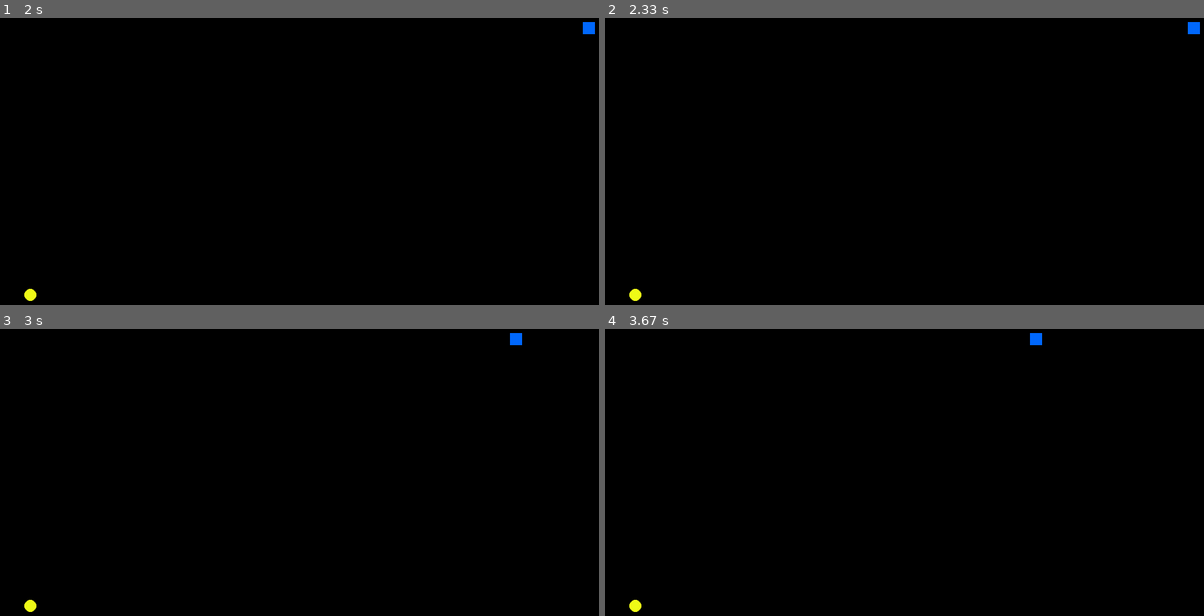
Above: before the commit, frames 1-4 (two rows, left to right).
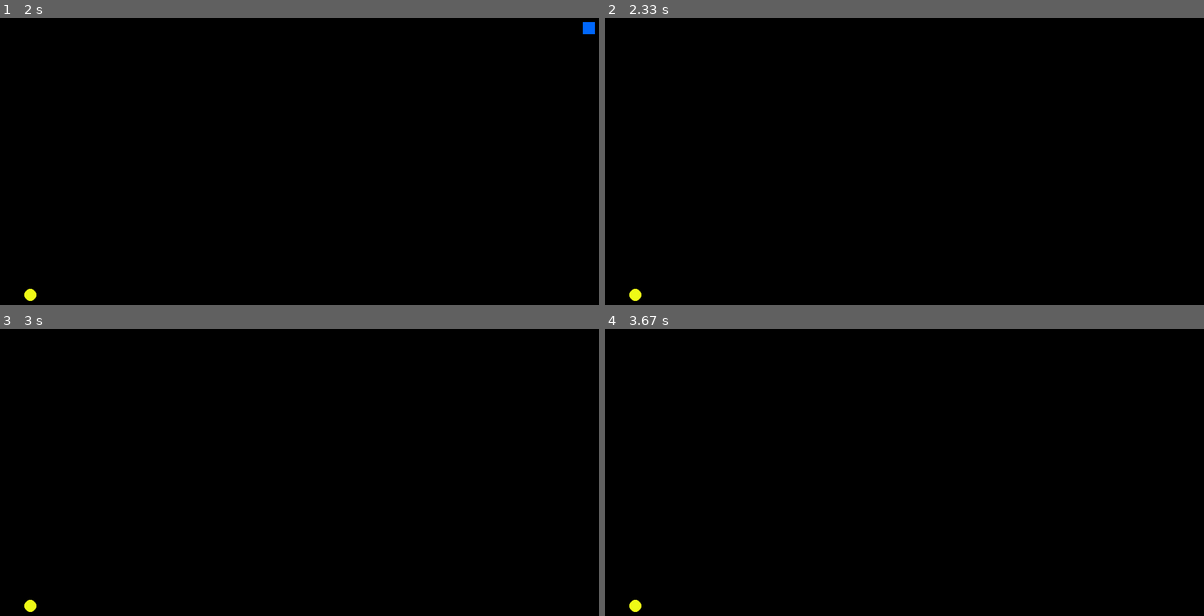
Above: after the commit, the same moments.

Repository: SamDB2000/python-snake
Game: pygame game, started from Pygame/snake.py
The game is run twice, just before and just after one commit, with the same random seed, the same clock (stepped at 60 frames per second) and the same inputs.
Inputs:
- Up to frame 1 (2 s): hold Right 0.33-0.8 s; hold Up 0.83-1.13 s; hold Right 1.17-1.63 s
- Up to frame 2 (2.33 s): no input
- Up to frame 3 (3 s): no input
- Up to frame 4 (3.67 s): no input

Frame 1 is identical in both runs. In frame 2, less than 0.1% of the frame differs, in the area x 97-100%, y 1-6%; in frame 3, less than 0.1%; in frame 4, less than 0.1%.

Commit message:
Made it so that you can lose if you hit yourself or a wall

Diff:
--- a/Pygame/snake.py
+++ b/Pygame/snake.py
@@ -10,7 +10,9 @@
 white = (255, 255, 255)
 yellow = (241, 252, 25)
 blue = (0, 106, 255)
+red = (237, 64, 64)
 clock = pg.time.Clock()
+game_over = False
 
 screen = pg.display.set_mode(size)
 
@@ -40,24 +42,34 @@
         if event.type == pg.QUIT: sys.exit()
         elif event.type == pg.KEYDOWN and event.key == pg.K_ESCAPE: sys.exit()
         elif event.type == pg.KEYDOWN and event.key == pg.K_q: sys.exit()
-        elif event.type == pg.KEYDOWN and event.key == pg.K_RIGHT:
-            speed = [20, 0]
-        elif event.type == pg.KEYDOWN and event.key == pg.K_LEFT:
-            speed = [-20, 0]
-        elif event.type == pg.KEYDOWN and event.key == pg.K_DOWN:
-            speed = [0, 20]
-        elif event.type == pg.KEYDOWN and event.key == pg.K_UP:
-            speed = [0, -20]
+        if not game_over:
+            if event.type == pg.KEYDOWN and event.key == pg.K_RIGHT and speed != [-20, 0]:
+                speed = [20, 0]
+            elif event.type == pg.KEYDOWN and event.key == pg.K_LEFT and speed != [20, 0]:
+                speed = [-20, 0]
+            elif event.type == pg.KEYDOWN and event.key == pg.K_DOWN and speed != [0, -20]:
+                speed = [0, 20]
+            elif event.type == pg.KEYDOWN and event.key == pg.K_UP and speed != [0, 20]:
+                speed = [0, -20]
+
 
     snakeRect = snakeRects[0].move(speed)  # this is just for convenience (snakeRect is the head of the snake)
     # Move the snake by adding the new head and deleting the tail
-    snakeRects.appendleft(snakeRect)
     snake_tail = snakeRects.pop()
 
+    for square in snakeRects:
+        if pg.Rect.colliderect(snakeRect, square):
+            game_over = True
+            speed = [0, 0]
+
+    snakeRects.appendleft(snakeRect)
+
     if snakeRect.left < 0 or snakeRect.right > width:
-        speed[0] = -speed[0]  # Change this to ending the game eventually
+        game_over = True
+        speed = [0, 0]
     if snakeRect.top < 0 or snakeRect.bottom > height:
-        speed[1] = -speed[1]  # Change this to ending the game eventually
+        game_over = True
+        speed = [0, 0]
 
     # If the snake eats a fruit:
     if pg.Rect.colliderect(snakeRect, fruit):
@@ -70,4 +82,7 @@
     # for every rectangle in snakeRects
     for snake in snakeRects:
         pg.draw.rect(screen, blue, snake, 0, 0)
+    if game_over == True:
+        pg.draw.rect(screen, red, snakeRect, 0, 0)
+
     pg.display.flip()
